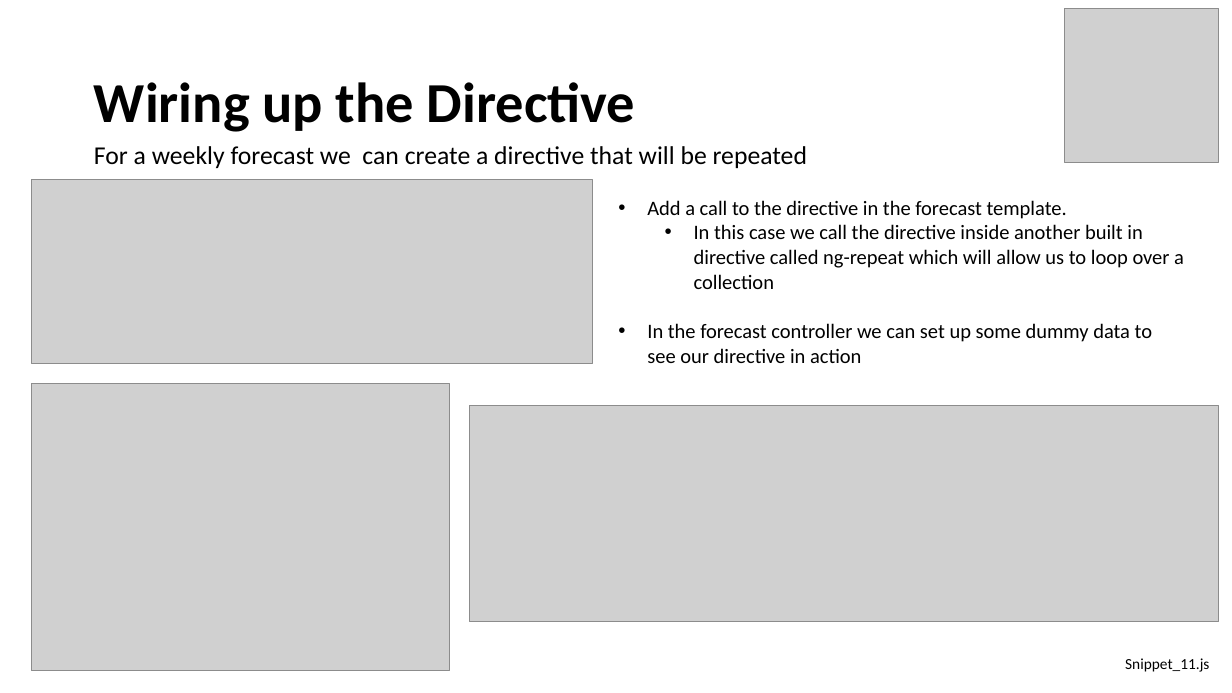
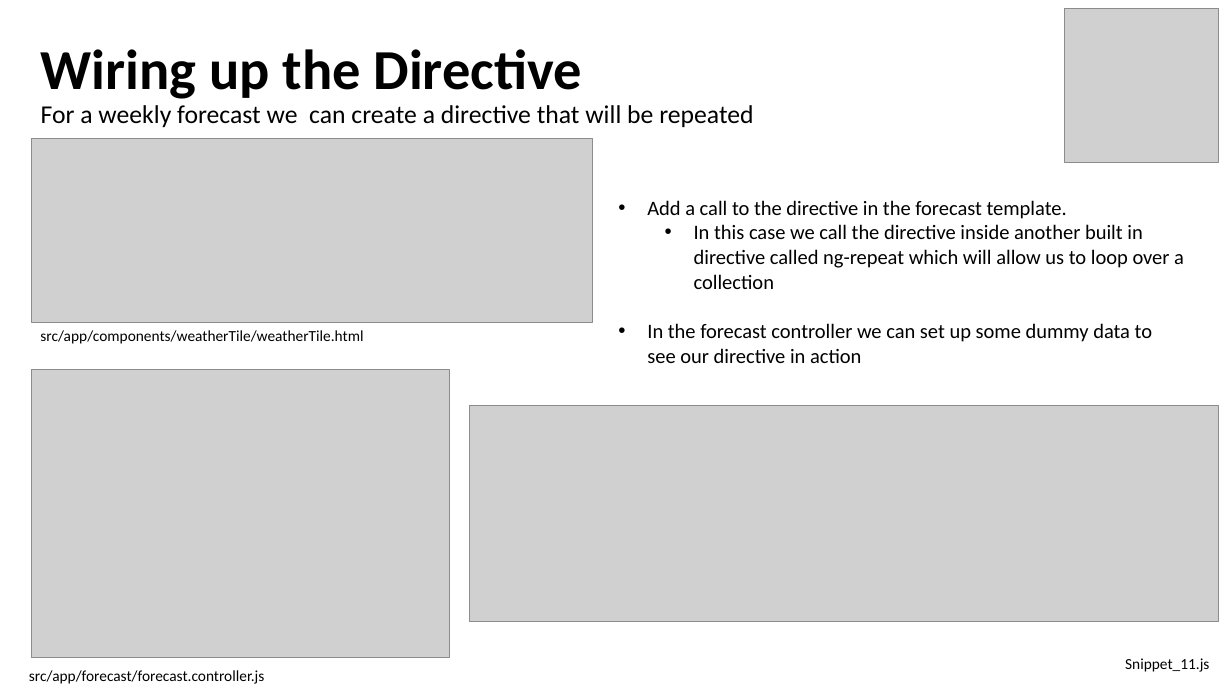
Before and after one commit to weiljx/weatherNg, a slide deck: slide 21 of Getting Started with Angular.pptx. Drawn at 1232x693 pixels with LibreOffice and Linux fonts; fonts in the diff are those of the drawing; grey boxes stand for pictures. Boxes give left, top, right and bottom in pixels: in the first picture for what was removed or moved away, otherwise in the second. Text is boxed around its words. In the diff, an @@ line names an element or a change of style, - is before the commit and + after.

```diff
--- a/Getting Started with Angular.pptx
+++ b/Getting Started with Angular.pptx
@@ title "Wiring up the Directive": place and size @@
-title "Wiring up the Directive" at box(94, 82, 636, 132)
+title "Wiring up the Directive" at box(41, 49, 582, 99)
@@ text "For a weekly forecast we ...": place and size @@
-text "For a weekly forecast we ..." at box(94, 146, 807, 168)
+text "For a weekly forecast we ..." at box(41, 105, 753, 127)
@@ picture: place and size @@
-picture at box(31, 180, 592, 364)
+picture at box(31, 138, 592, 322)
@@ text added at box(40, 330, 363, 344), 12 pt, text #000000 @@
+src/app/components/weatherTile/weatherTile.html
@@ picture: place and size @@
-picture at box(31, 384, 449, 671)
+picture at box(31, 370, 449, 657)
@@ text added at box(29, 670, 264, 684), 12 pt, text #000000 @@
+src/app/forecast/forecast.controller.js
```
Also in this commit, not shown: 12 other slides changed, 10 other files.
